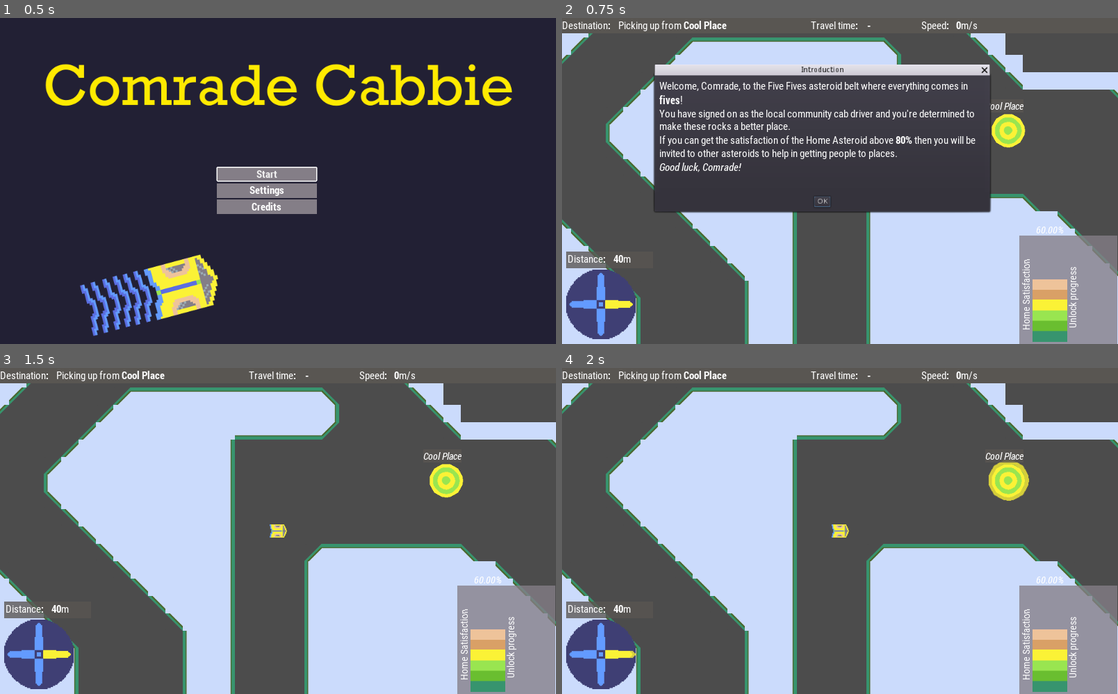
Above: before the commit, frames 1-4 (two rows, left to right).
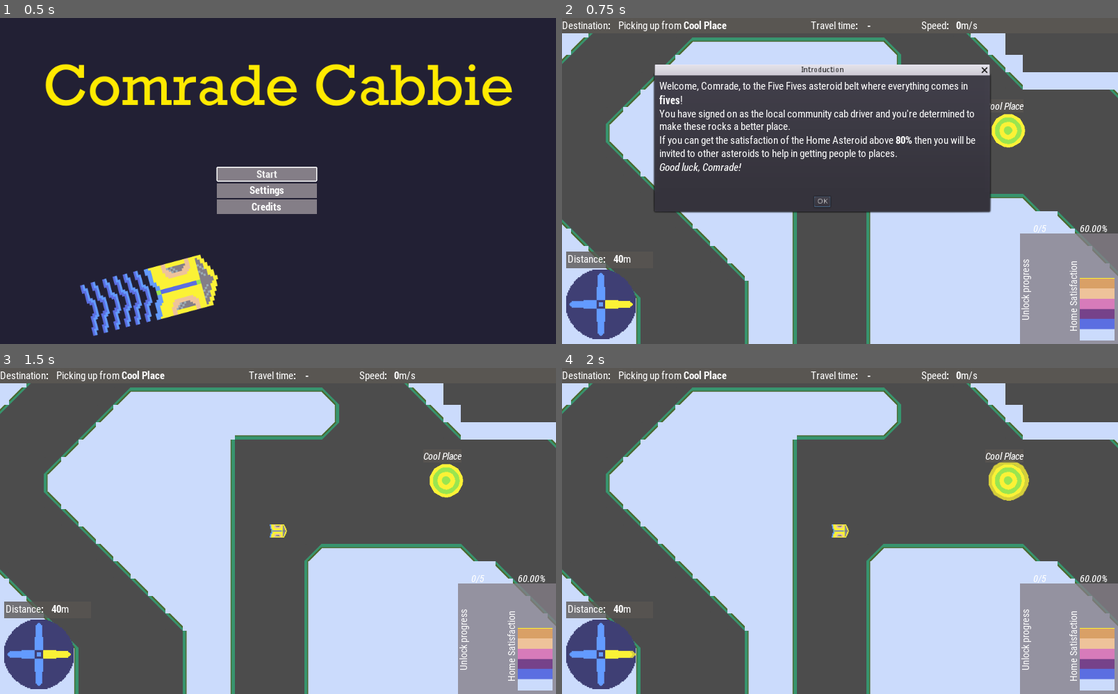
Above: after the commit, the same moments.

Repository: broquaint/comrade-cabbie
Game: Godot game, scene res://Root.tscn
Two runs of this game, one before a commit and one after it. Both use one fixed random seed, a clock stepped at 60 frames per second and the inputs below.
Inputs:
- Up to frame 1 (0.5 s): no input
- Up to frame 2 (0.75 s): click "Start" at 0.5 s
- Up to frame 3 (1.5 s): click "OK" at 1.25 s
- Up to frame 4 (2 s): no input

Frame 1 is identical in both runs. In frame 2, 3.0% of the frame differs, in the area x 82-100%, y 63-100%; in frame 3, 3.0%; in frame 4, 3.0%.

Commit message:
Fix up the progress meters
Less ugly and more meaningful.

Diff:
--- a/Root.gd
+++ b/Root.gd
@@ -55,8 +55,12 @@
 	$HUD/MessageLog.clear_log()
 	# Setup general game state.
 	$Player.initialize()
-	$Player.position = Vector2(2000, 1000)
+	$Player.position = Vector2(2000, 1000) # Home
+#	$Player.position = Vector2(10065, 3250) # Services
+#	$Player.position = Vector2(9428, 12950) # Study
+#	$Player.position = Vector2(200, 4000) # Goods
 	$Player.set_next_pickup($HomeAsteroid)
+	$HUD/SatisfactionMeter.set_progress_meter()
 	$HUD/SatisfactionMeter.set_asteroid_meter($HomeAsteroid)
 
 # Used coming from Title screen
--- a/SatisfactionMeter.gd
+++ b/SatisfactionMeter.gd
@@ -19,6 +19,8 @@
 	meter.set_region_rect(Rect2(0, offset, ts.x, new_height))
 	meter.position.y = overall_orig_pos.y + offset/2
 
+	$ProgressCount.text = '%d/%d' % [gjc, GameState.UNLOCK_THRESHOLD]
+
 func set_asteroid_meter(asteroid):
 	var meter      = $AsteroidSatisfactionMeterSprite
 	var ts         = meter.texture.get_size()
--- a/SatisfactionMeter.tscn
+++ b/SatisfactionMeter.tscn
@@ -1,6 +1,6 @@
 [gd_scene load_steps=7 format=2]
 
-[ext_resource path="res://assets/satisfaction meter for asteroids.png" type="Texture" id=1]
+[ext_resource path="res://assets/progress meter.png" type="Texture" id=1]
 [ext_resource path="res://SatisfactionMeter.gd" type="Script" id=2]
 [ext_resource path="res://FontTheme.tres" type="Theme" id=3]
 [ext_resource path="res://assets/satisfaction meter.png" type="Texture" id=4]
@@ -18,28 +18,34 @@
 margin_right = 882.0
 margin_bottom = 441.0
 script = ExtResource( 2 )
+__meta__ = {
+"_edit_horizontal_guides_": [ 594.964 ],
+"_edit_vertical_guides_": [ 1017.45, 930.713 ]
+}
 
 [node name="ColorRect" type="ColorRect" parent="."]
-margin_right = 181.0
+margin_left = 1.0
+margin_top = -4.0
+margin_right = 182.0
 margin_bottom = 199.0
 color = Color( 0.517647, 0.494118, 0.529412, 0.784314 )
 
 [node name="MeterLabel" type="Label" parent="."]
-margin_left = 88.7889
-margin_top = 169.522
-margin_right = 226.793
-margin_bottom = 191.522
-rect_rotation = -90.2
+margin_left = 0.948486
+margin_top = 155.958
+margin_right = 138.953
+margin_bottom = 177.958
+rect_rotation = -90.0
 theme = ExtResource( 3 )
 custom_fonts/font = SubResource( 13 )
 text = "Unlock progress"
 
 [node name="AsteroidMeterLabel" type="Label" parent="."]
-margin_left = 2.6955
-margin_top = 172.893
-margin_right = 149.695
-margin_bottom = 194.893
-rect_rotation = -90.2
+margin_left = 89.5671
+margin_top = 176.445
+margin_right = 236.567
+margin_bottom = 198.445
+rect_rotation = -90.0
 theme = ExtResource( 3 )
 custom_fonts/font = SubResource( 13 )
 text = "Asteroid Satisfaction"
@@ -49,17 +55,25 @@
 anchor_top = -0.457
 anchor_right = 2.837
 anchor_bottom = -0.457
-margin_left = -82.9279
-margin_top = -5.09485
-margin_right = -42.9279
-margin_bottom = 18.9052
+margin_left = -1.22868
+margin_top = -7.71185
+margin_right = 38.7713
+margin_bottom = 16.2882
 theme = ExtResource( 3 )
 text = "60%"
 
+[node name="ProgressCount" type="Label" parent="."]
+margin_left = 26.4331
+margin_top = -25.6989
+margin_right = 66.4331
+margin_bottom = -1.69885
+theme = ExtResource( 3 )
+text = "5/5"
+
 [node name="AsteroidSatisfactionMeterSprite" type="Sprite" parent="."]
-position = Vector2( 56.7602, 99.1479 )
-texture = ExtResource( 1 )
+position = Vector2( 143.452, 97.0335 )
+texture = ExtResource( 4 )
 
 [node name="SatisfactionMeterSprite" type="Sprite" parent="."]
-position = Vector2( 143.466, 97.9223 )
-texture = ExtResource( 4 )
+position = Vector2( 56.7128, 97.6777 )
+texture = ExtResource( 1 )
Binary file added: assets/progress meter.png
Not shown, added: assets/progress meter.png.import
